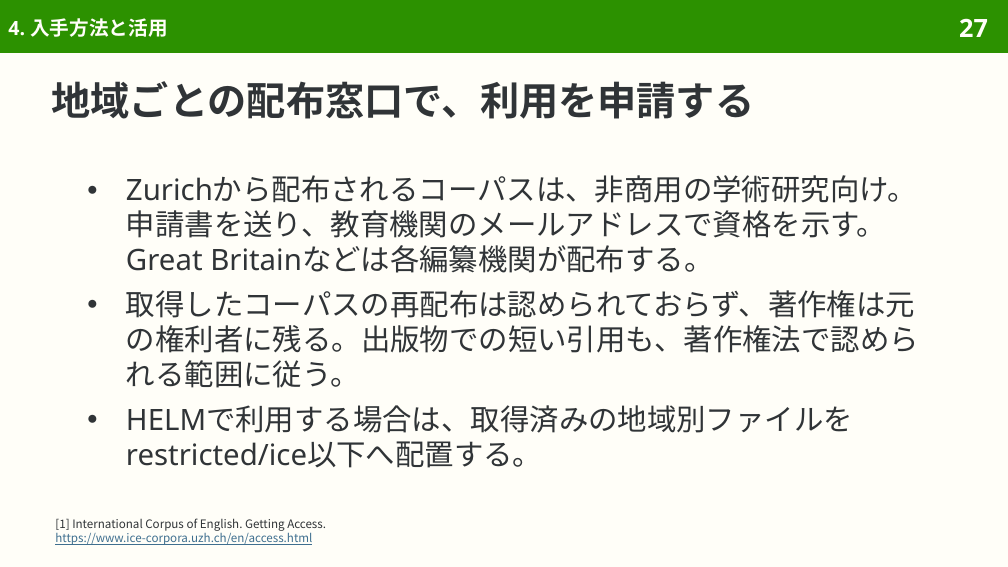
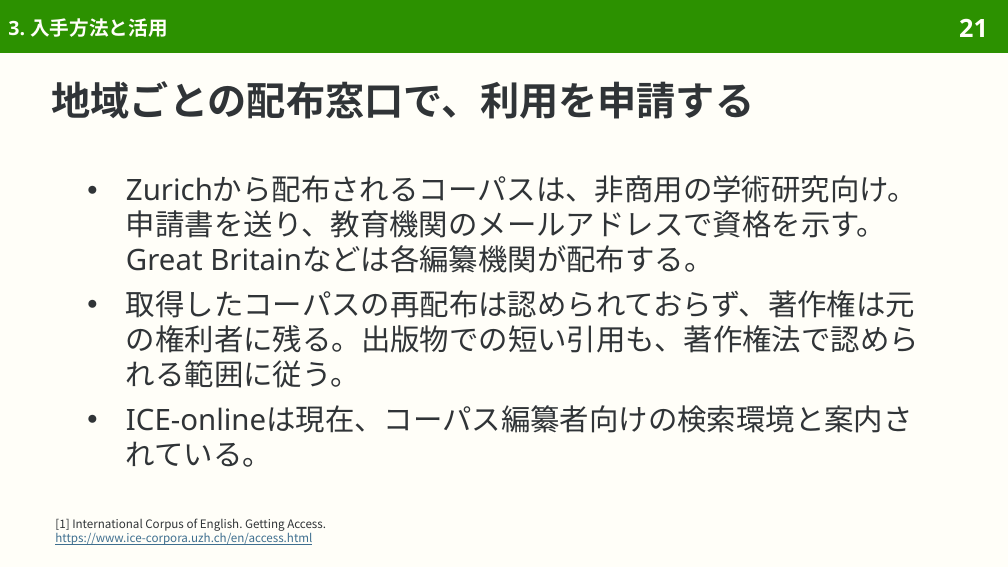
Before and after one commit to sasakiy84/datasets-in-10-minutes, a slide deck: slide 21 of slides/datasets-in-10-minutes-ice.pptx (slide 27 before the commit). Drawn at 1008x567 pixels with LibreOffice and Linux fonts; fonts in the diff are those of the drawing. Boxes give left, top, right and bottom in pixels: in the first picture for what was removed or moved away, otherwise in the second. Text is boxed around its words. In the diff, an @@ line names an element or a change of style, - is before the commit and + after.

```diff
--- a/slides/datasets-in-10-minutes-ice.pptx
+++ b/slides/datasets-in-10-minutes-ice.pptx
@@ title at (8,18,167,37): text changed @@
-4. 入手方法と活用
+3. 入手方法と活用
@@ page number at (959,18,988,37): text changed @@
-27
+21
@@ text at (126,405,913,467): text changed @@
-● HELMで利用する場合は、取得済みの地域別ファイルをrestricted/ice以下へ配置する。
+● ICE-onlineは現在、コーパス編纂者向けの検索環境と案内されている。
```
Also in this commit, not shown: 15 other slides changed, 8 slides removed, 51 other files.
